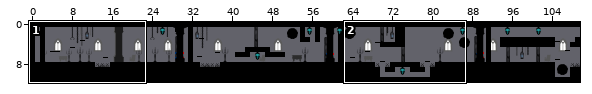
Level history. Tiled map: assets/tilemaps/tableauTiled1.tmx. The first picture is a wide view before the edit; the outline marks the close-up.
Close-up. Before the edit:
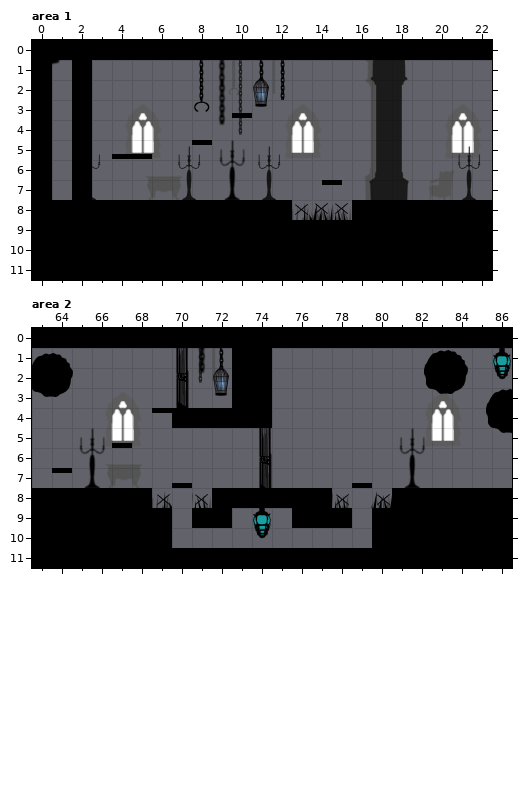
Cells are 64x64 px. Shown: area 1 x 0..22, y 0..11; area 2 x 63..86, y 0..11. The commit also changed other parts of the map, which this record leaves out. Layer "Plan3" is drawn 34,0 px off the grid.
Now the later version:
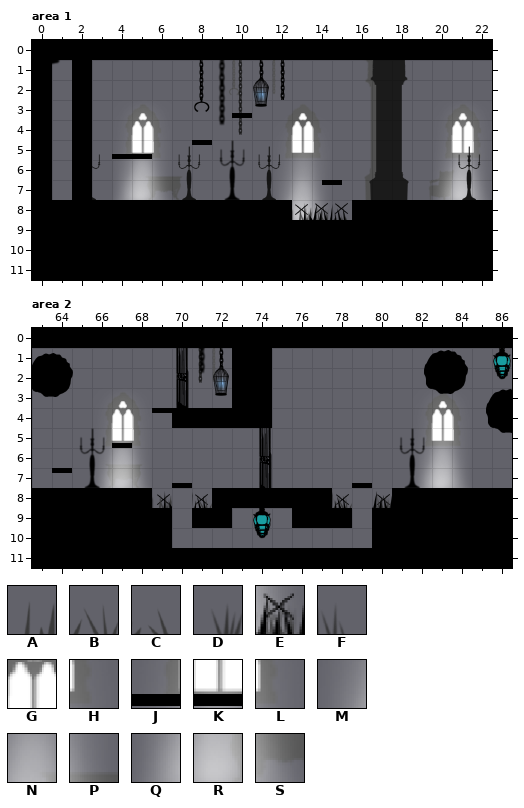
Key: from "TilesetAP": A 244, B 245, C 246, D 274, E 275, F 276, G 352, H 353, J 381, K 382, L 383, M 411, N 412, P 413, Q 441, R 442, S 443.
_ is an empty cell.
Tiles of an added or newly shown layer are drawn over the layers below it.
See-through tiles are keyed as they look on the map.
From the commit log: brume +piques fixed
Difference:
Layer "Plan3", area 1:
y 8: x 13..15 DEF -> ___
Layer "Brume" (added), area 1:
y 4: x 5 _ -> G; x 21 _ -> G
y 5: x 4..6 ___ -> JKL; x 13..14 __ -> GH; x 20..22 ___ -> JKL
y 6: x 4..6 ___ -> MNP; x 12..14 ___ -> JKL; x 20..22 ___ -> MNP
y 7: x 4..6 ___ -> QRS; x 12..14 ___ -> MNP; x 20..22 ___ -> QRS
y 8: x 13..14 __ -> RS
Layer "Plan2", area 1:
y 8: x 13..15 ABC -> ___
Layer "piquesP3" (added), area 1:
y 8: x 13..15 ___ -> DEF
Layer "piquesP2" (added), area 1:
y 8: x 13..15 ___ -> ABC
Layer "Plan3", area 2:
y 8: x 71 F -> _; x 80 E -> _
Layer "Brume" (added), area 2:
y 4: x 67 _ -> G; x 83 _ -> G
y 5: x 66..68 ___ -> JKL; x 82..84 ___ -> JKL
y 6: x 66..68 ___ -> MNP; x 82..84 ___ -> MNP
y 7: x 66..68 ___ -> QRS; x 82..84 ___ -> QRS
Layer "Plan2", area 2:
y 8: x 69 A -> _; x 78 A -> _; x 80 B -> _
Layer "piquesP3" (added), area 2:
y 8: x 69 _ -> D; x 78 _ -> F; x 80 _ -> E
Layer "piquesP2" (added), area 2:
y 8: x 69 _ -> A; x 71 _ -> B; x 78 _ -> B; x 80 _ -> D
Boxes around the changes in both close-ups, in picture pixels (x1, y1, x2, y2):
added: (114, 120, 170, 200)
added: (434, 120, 490, 200)
changed: (276, 140, 351, 220)
changed: (95, 408, 172, 508)
added: (415, 408, 470, 488)
changed: (193, 496, 212, 508)
changed: (332, 496, 352, 508)
changed: (370, 496, 392, 508)
